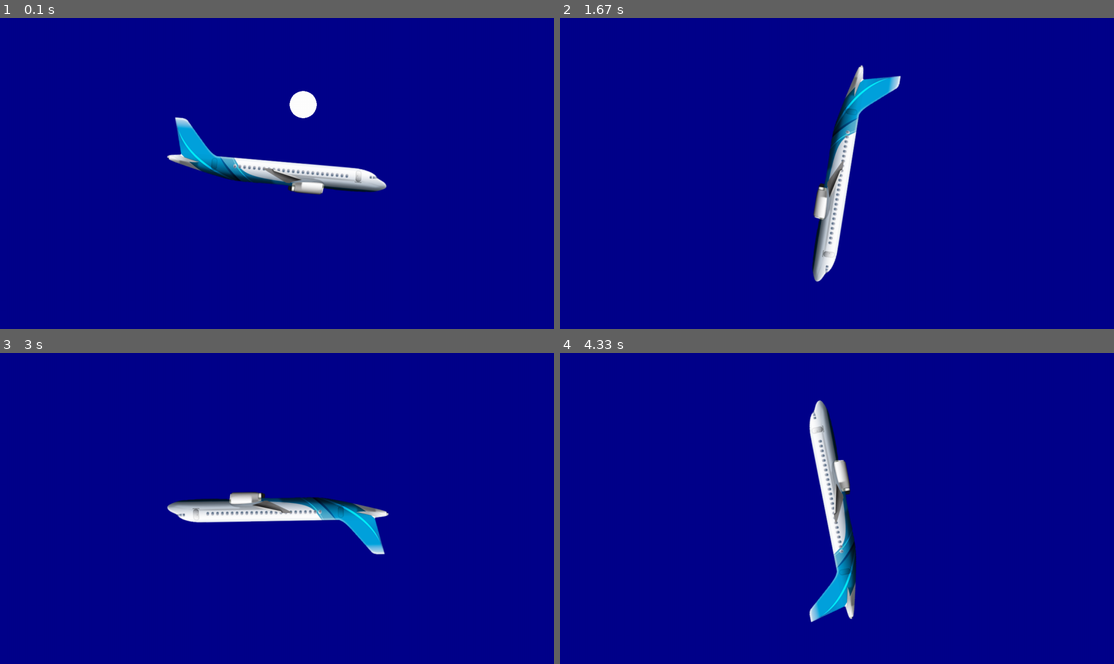
Above: before the commit, frames 1-4 (two rows, left to right).
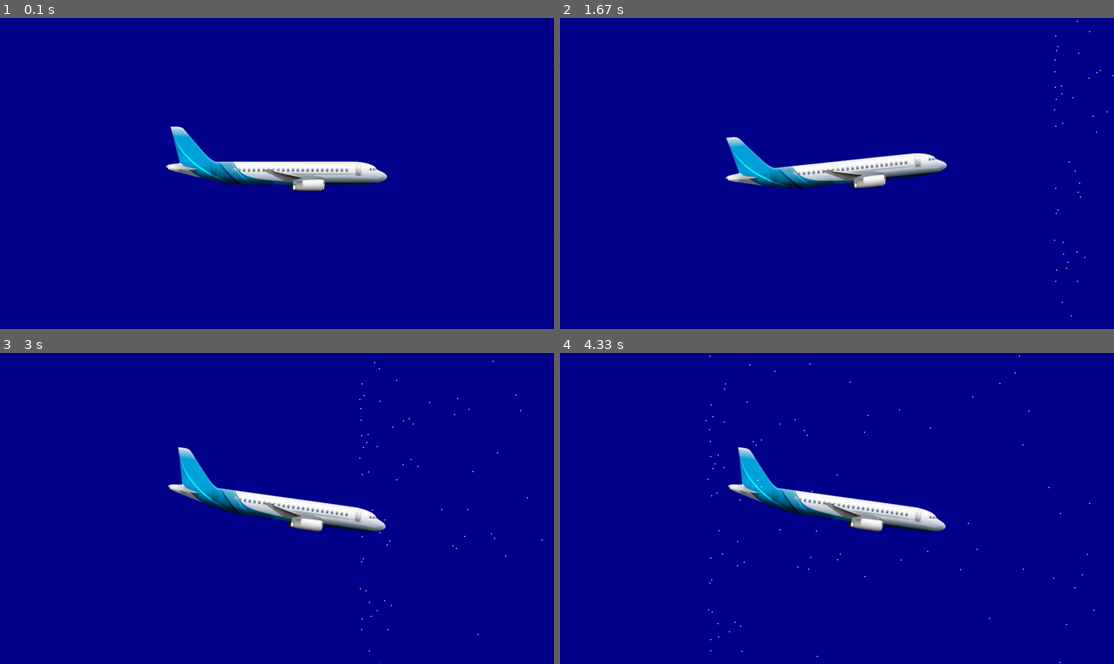
Above: after the commit, the same moments.

Repository: YuHe123456/CS-NEA
Game: pygame game, started from main.py
The game is run twice, just before and just after one commit, with the same random seed, the same clock (stepped at 60 frames per second) and the same inputs.
Inputs:
- Up to frame 1 (0.1 s): no input
- Up to frame 2 (1.67 s): hold Right 0.33-0.8 s; hold Right 0.88-1.35 s; hold Left from 1.43 s (still down)
- Up to frame 3 (3 s): release Left at 1.97 s; hold Left 2-2.47 s; hold Right from 2.55 s (still down)
- Up to frame 4 (4.33 s): release Right at 3.18 s; hold Left 3.22-3.68 s; hold Right 3.77-4.23 s; hold Right from 4.32 s (still down)

The runs differ from the first frame. In frame 1, 3.3% of the frame differs, in the area x 30-100%, y 11-70%; in frame 2, 6.0%; in frame 3, 4.4%; in frame 4, 6.1%, in the area x 26-97%, y 0-100%.

Commit message:
Finished air particle functionality

Diff:
--- a/main.py
+++ b/main.py
@@ -1,6 +1,6 @@
 from pygame_functions import *
 from pathlib import Path
-from particle import Particle
+from particle import Particle, spawn_particle
 from decimal import Decimal
 import time
 
@@ -9,25 +9,46 @@
 plane_sprite = sprite_path / "plane_side_view.png"
 particle_sprite = sprite_path / "white_dot.png"
 
+setAutoUpdate(False)
+TIME_FRAME = Decimal("0.01666666667")
+
 screen = screenSize(1280,720,fullscreen=False)
 setBackgroundColour("darkblue")
 
 
 plane_visual = makeSprite(plane_sprite)
+
+
 showSprite(plane_visual)
+moveSprite(plane_visual,640,360,centre=True)
 
-air_particle = Particle((Decimal("600"),Decimal("300")), (Decimal("1000"),Decimal("-1000")), makeSprite(particle_sprite))
-showSprite(air_particle.sprite)
-transformSprite(air_particle.sprite,0,0.1)
-timer = 0
 angle = 0
+direction = 0
+
+plane_velocity = [Decimal("0"),Decimal("0")]
+
+particle_list = []
+
+acceleration = [Decimal("100"), Decimal("10")]
+
 while True:
 
-    air_particle.move_particle(Decimal("0.01666666667"))
-    print(timer)
-    timer += 1
-    moveSprite(plane_visual,640,360,centre=True)
-    transformSprite(plane_visual,angle,1)
-    angle += 1
+    particle_list.append(spawn_particle(plane_velocity,makeSprite(particle_sprite)))
+
+    for particle in particle_list:
+        particle.move_particle(TIME_FRAME)
+        particle.accelerate_particle(acceleration,TIME_FRAME)
+
+    if keyPressed("right") and direction < 8:
+        direction += 1
+        transformSprite(plane_visual,direction,1)
+
+    if keyPressed("left") and direction > -8:
+        direction -= 1
+        transformSprite(plane_visual,direction,1)
+
+    plane_velocity[0] = plane_velocity[0] + acceleration[0]*TIME_FRAME
+    plane_velocity[1] = plane_velocity[1] + acceleration[1]*TIME_FRAME
+
     updateDisplay()
     tick(60)
--- a/particle.py
+++ b/particle.py
@@ -2,6 +2,13 @@
 from decimal import Decimal
 from math_functions import calculate_position
 import pygame_functions
+import random
+
+SCALE = 0.005
+MAX_VARIATION = 110
+MIN_VARIATION = 90
+X_RESOLUTION = 1280
+Y_RESOLUTION = 720
 
 @dataclass
 class Particle:
@@ -9,8 +16,47 @@
     velocity: tuple[Decimal,Decimal]
     sprite: pygame_functions.newSprite
 
+    def __post_init__(self):
+        pygame_functions.transformSprite(self.sprite,0,SCALE)
+        pygame_functions.moveSprite(self.sprite,self.position[0],self.position[1],centre=True)
+        pygame_functions.showSprite(self.sprite)
+
     # Progress a particle to its next tick
     def move_particle(self, time_frame): # Progresses a particle one tick
         self.position = calculate_position(self.position, self.velocity, time_frame) # Calculate position
         pygame_functions.moveSprite(self.sprite, self.position[0], self.position[1], centre=True)
         # Execute movement on visual
+
+        if self.position[0] < 0:
+            pygame_functions.killSprite(self.sprite)
+
+    def translate_particle(self,units):
+        self.position = (self.position[0] + units, self.position[1])
+        pygame_functions.moveSprite(self.sprite,self.position[0],self.position[1], centre=True)
+
+    # Change the particle's velocity based on plane acceleration
+
+    def accelerate_particle(self, plane_acceleration, time_frame):
+
+        particle_acceleration = [-plane_acceleration[0],plane_acceleration[1]] # Inverts the plane acceleration
+
+        self.velocity[0] += (particle_acceleration[0]*time_frame)
+        self.velocity[1] += (particle_acceleration[1]*time_frame)
+
+
+
+
+# Spawn a single air particle
+
+def spawn_particle(plane_velocity,sprite) -> Particle:
+
+    x_velocity = (Decimal(random.randint(MIN_VARIATION,MAX_VARIATION))/Decimal("100")) * -plane_velocity[0]
+    y_velocity = (Decimal(random.randint(MIN_VARIATION,MAX_VARIATION))/Decimal("100")) * plane_velocity[1]
+
+    particle_velocity = [x_velocity, y_velocity]
+    # Reverse particle movement direction
+
+    position = [X_RESOLUTION, random.randint(-Y_RESOLUTION,2*Y_RESOLUTION)] # Spawn a resolution above or below
+    new_particle = Particle(position,particle_velocity,sprite)
+
+    return new_particle
--- a/plane.py
+++ b/plane.py
@@ -1,9 +1,9 @@
 from dataclasses import dataclass
 from decimal import Decimal
 
-import math_functions
-import validation_functions
-import file_functions
+import math_functions as mf
+import validation_functions as vf
+import file_functions as ff
 
 @dataclass(frozen=True)
 class PlaneConstants:
@@ -41,3 +41,12 @@
 
     def replace_constants(self, new_config: PlaneConstants) -> None:
         self.constants = new_config  # Replaces the constant config with a new one
+
+    # A combined subprogram that runs every operation every tick
+
+    def tick(self,time_frame):
+        pass
+        # Conditions calculation
+        # Force calculation
+        # Velocity calculation
+        # Position calculation
